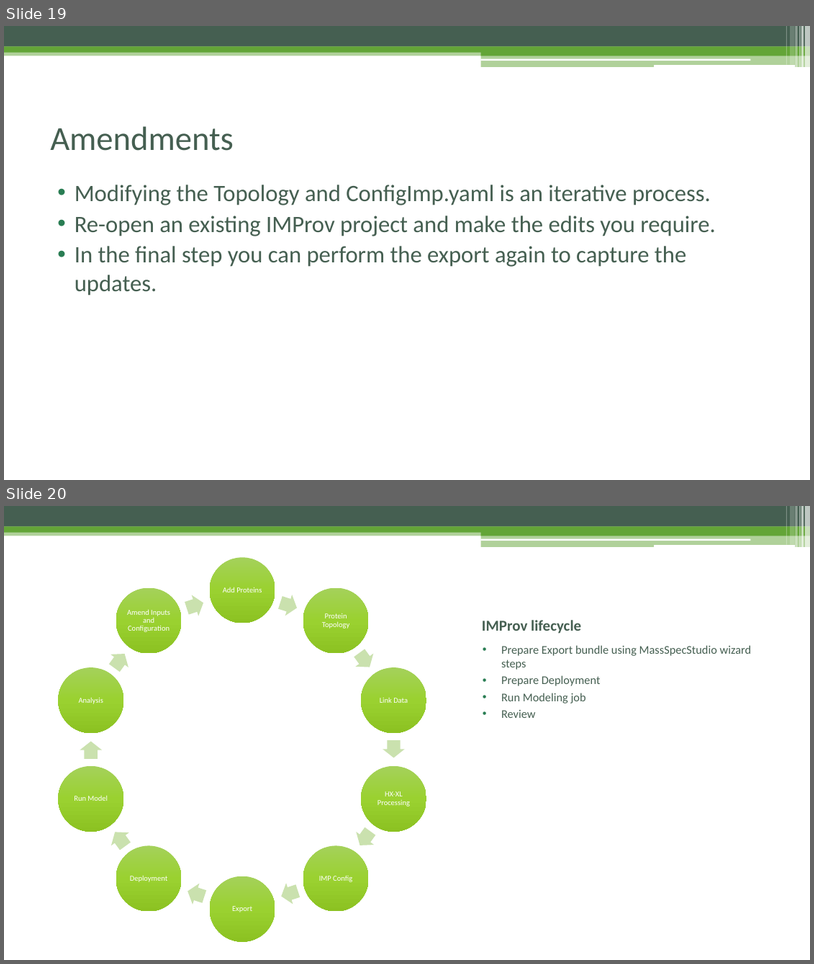
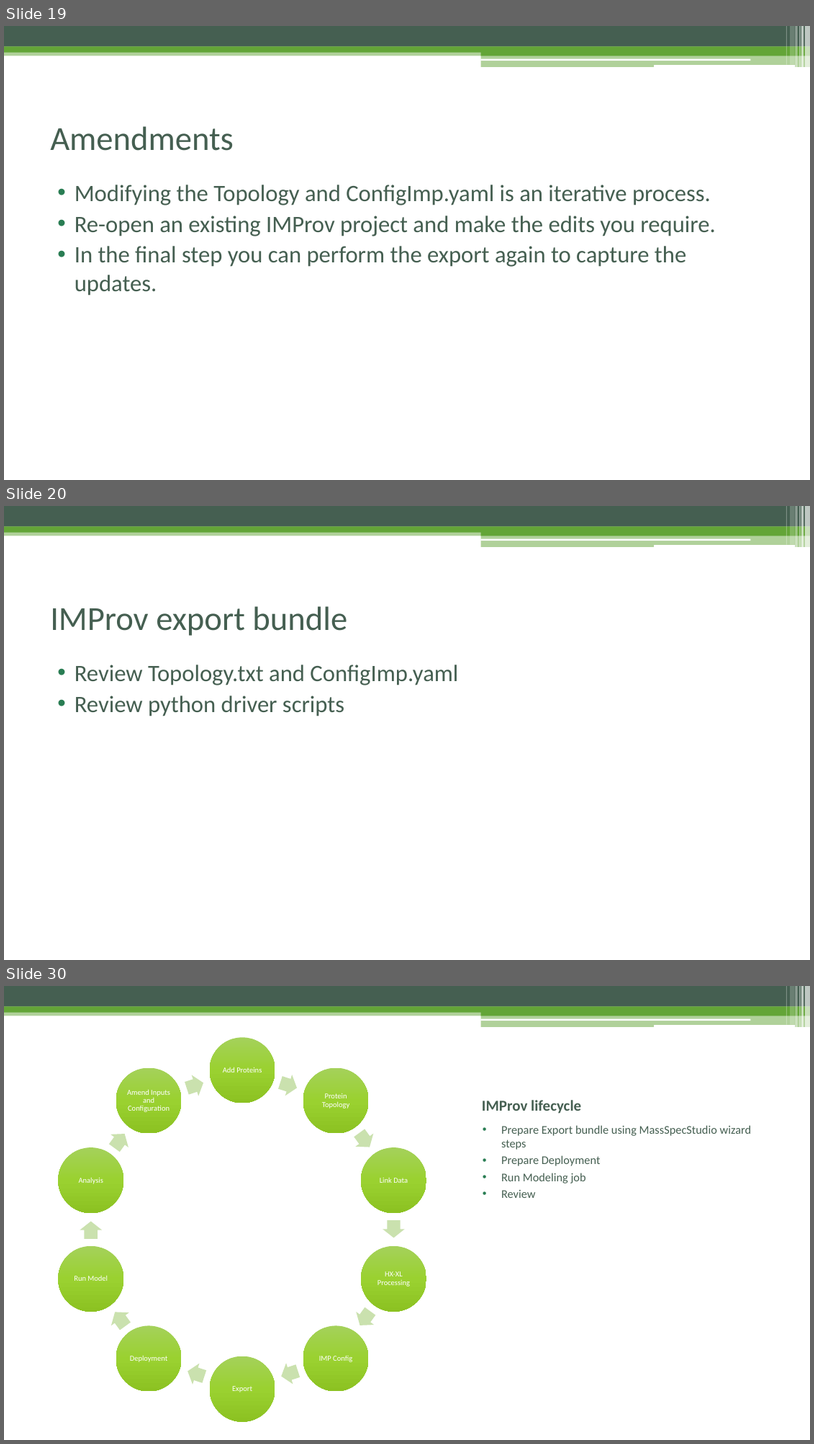
Before and after one commit to pellst/imp_msstudio_init, a slide deck: IMProv_project_prep.pptx. Shown one above the other, each under a label of ours: slides 19 and 20 before the commit, slides 19, 20 and 30 after it; the slides between them are not shown. The pictures are 814x964 and 814x1444 pixels, drawn with LibreOffice and Linux fonts; fonts in the diff are those of the drawing. Boxes give left, top, right and bottom in pixels: in the first picture for what was removed or moved away, otherwise in the second. Text is boxed around its words. In the diff, an @@ line names an element or a change of style, - is before the commit and + after.

Commit message:
amend IMProv getting started guide

```diff
--- a/IMProv_project_prep.pptx
+++ b/IMProv_project_prep.pptx
@@ slide 20 added at <box>4,506,810,960</box>, background #FFFFFF; not listed: 13 template elements that a slide beside it also shows @@
@@ title added at <box>50,606,347,636</box>, 40 pt, text #455F51 @@
+IMProv export bundle
@@ text added at <box>75,664,458,716</box>, 28 pt, text #455F51 @@
+• Review Topology.txt and ConfigImp.yaml
+• Review python driver scripts
@@ what was slide 20 is now slide 30 @@
```
Also in this commit, not shown: 6 slides changed, 14 other slides added, 2 slides removed, 1 other file.
